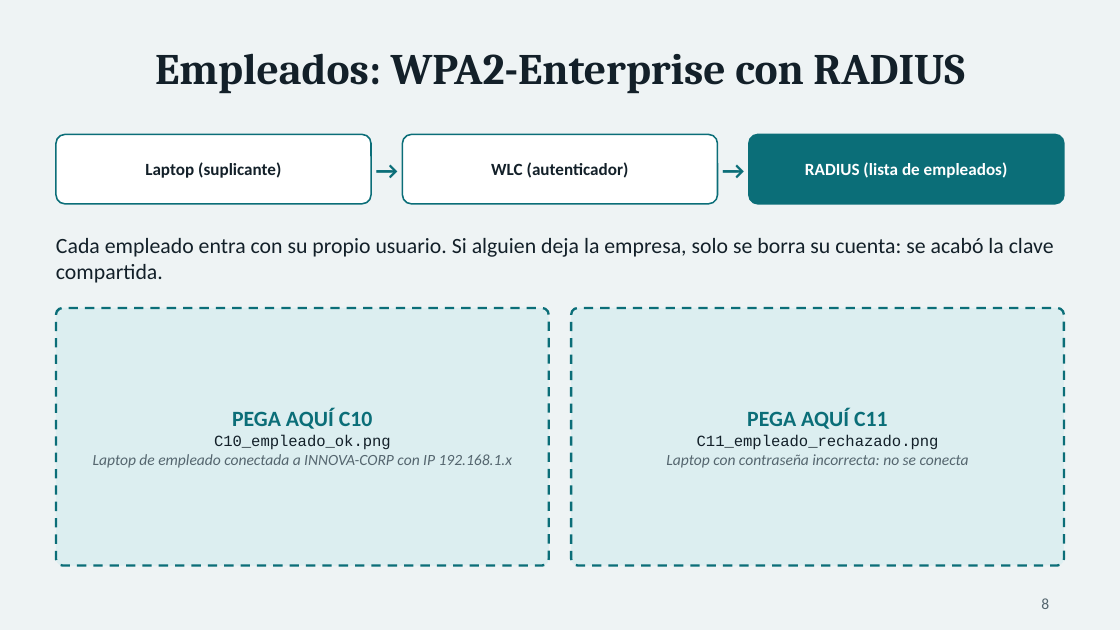
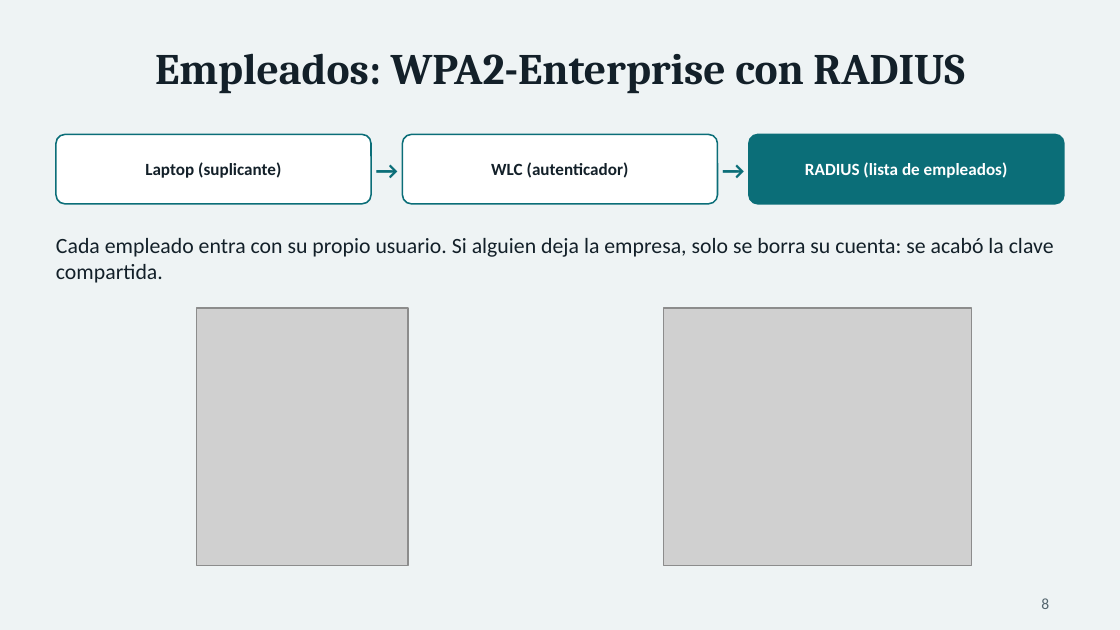
Before and after one commit to USX22/inalambricreds2, a slide deck: slide 8 of entregables/Presentacion_InnovaLogistics.pptx. Drawn at 1120x630 pixels with LibreOffice and Linux fonts; fonts in the diff are those of the drawing; grey boxes stand for pictures. Boxes give left, top, right and bottom in pixels: in the first picture for what was removed or moved away, otherwise in the second. Text is boxed around its words. In the diff, an @@ line names an element or a change of style, - is before the commit and + after.

```diff
--- a/entregables/Presentacion_InnovaLogistics.pptx
+++ b/entregables/Presentacion_InnovaLogistics.pptx
@@ rounded rectangle removed at [56, 308, 549, 566] @@
@@ picture added at [197, 308, 409, 566] @@
@@ rounded rectangle removed at [571, 308, 1064, 566] @@
@@ picture added at [663, 308, 971, 566] @@
@@ text removed at [93, 408, 512, 468] @@
-PEGA AQUÍ C10
-C10_empleado_ok.png
-Laptop de empleado conectada a INNOVA-CORP con IP 192.168.1.x
@@ text removed at [666, 408, 969, 468] @@
-PEGA AQUÍ C11
-C11_empleado_rechazado.png
-Laptop con contraseña incorrecta: no se conecta
```
Also in this commit, not shown: 3 other slides changed, 15 other files.
